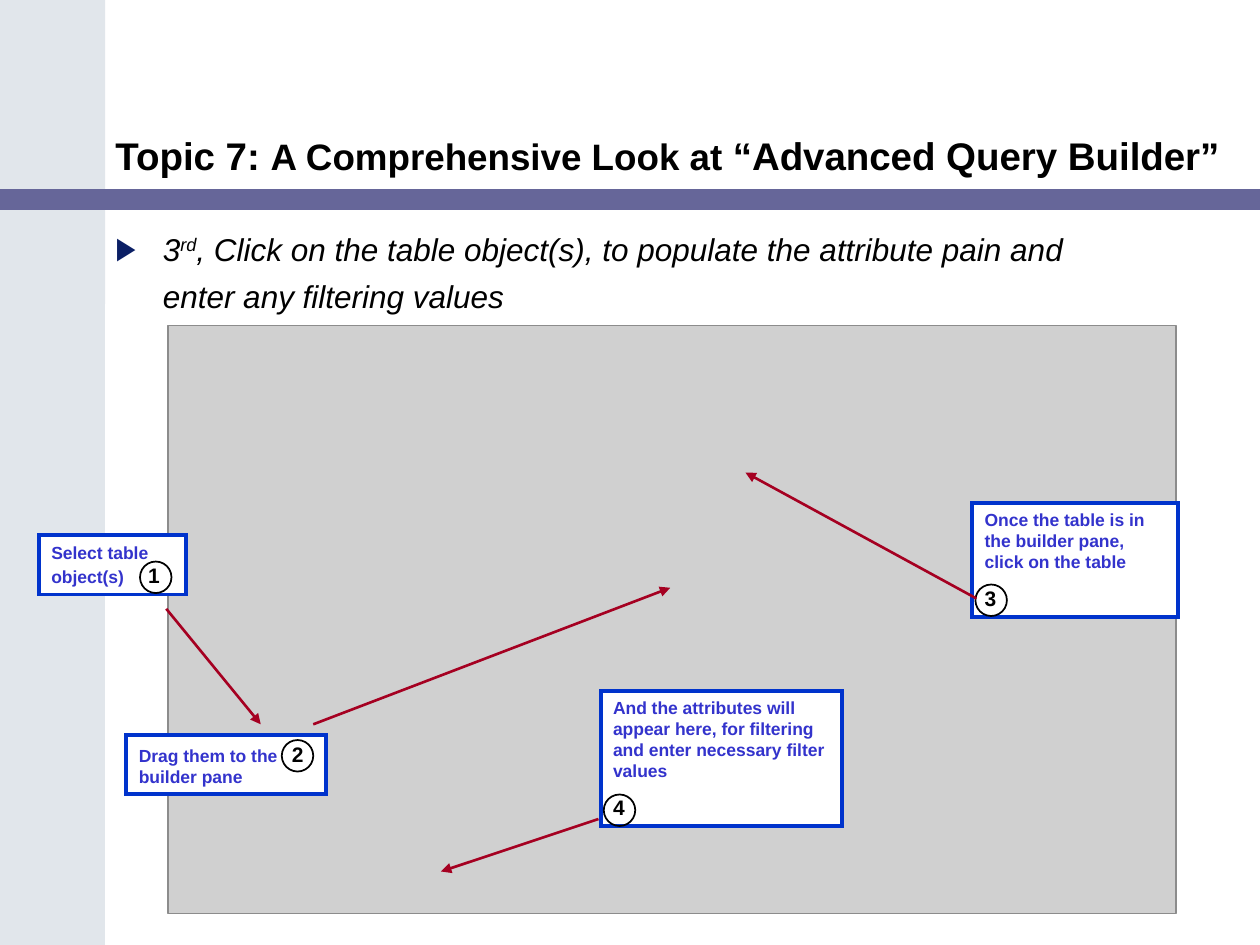
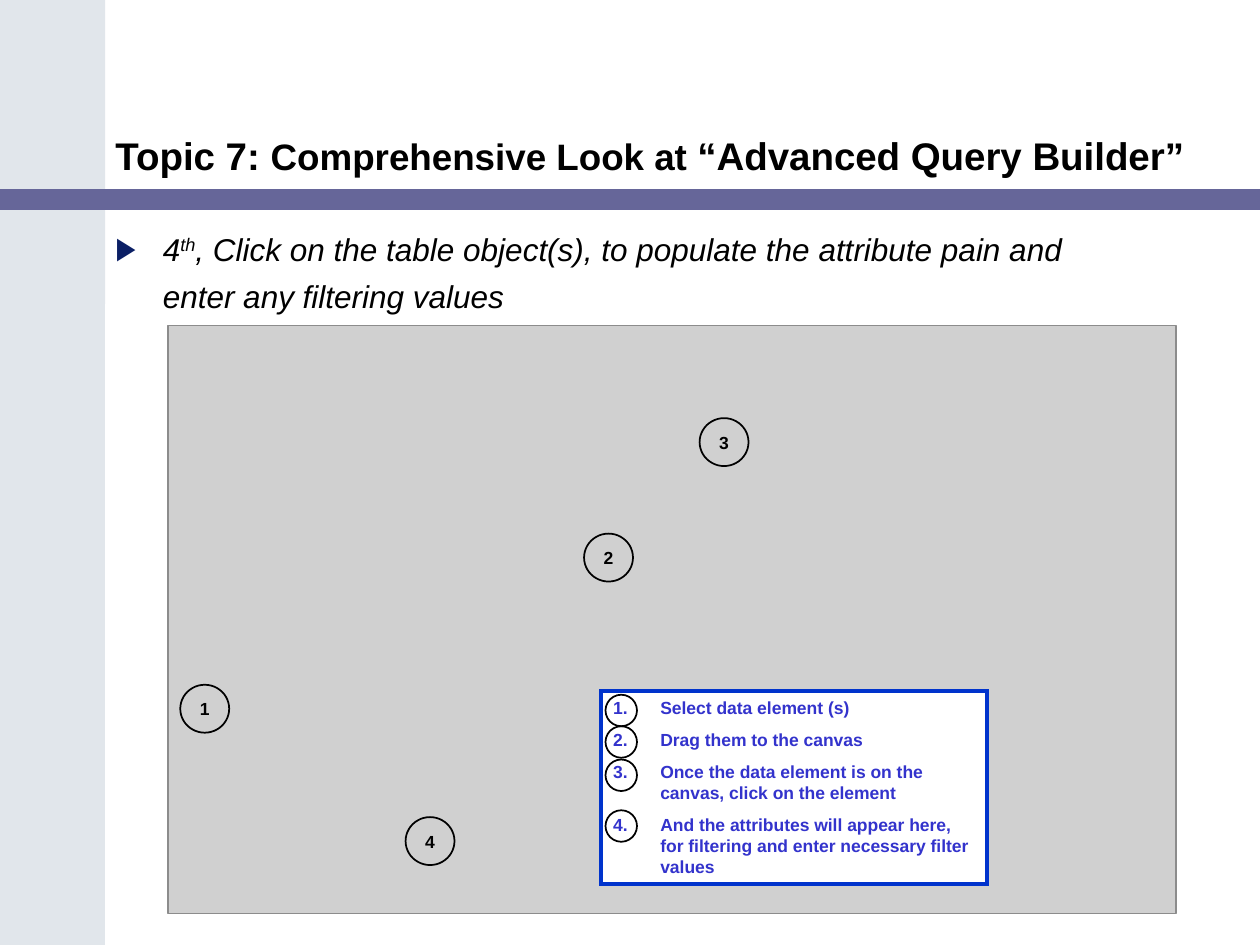
Before and after one commit to NCIP/catrip, a slide deck: slide 41 of catrip/documentation/training/caTRIP_Training_Module.ppt (slide 29 before the commit). Drawn at 1260x945 pixels with LibreOffice and Linux fonts; fonts in the diff are those of the drawing; grey boxes stand for pictures. Boxes give left, top, right and bottom in pixels: in the first picture for what was removed or moved away, otherwise in the second. Text is boxed around its words. In the diff, an @@ line names an element or a change of style, - is before the commit and + after.

```diff
--- a/catrip/documentation/training/caTRIP_Training_Module.ppt
+++ b/catrip/documentation/training/caTRIP_Training_Module.ppt
@@ title at (x1=115, y1=142, x2=1185, y2=177): text changed @@
-Topic 7: A Comprehensive Look at “Advanced Query Builder”
+Topic 7: Comprehensive Look at “Advanced Query Builder”
@@ text at (x1=163, y1=238, x2=1062, y2=314): text changed @@
-▶ 3rd, Click on the table object(s), to populate the attribute pain and enter any filtering values
+▶ 4th, Click on the table object(s), to populate the attribute pain and enter any filtering values
@@ ellipse added at (x1=699, y1=418, x2=748, y2=466), outline #000000 0.99 pt, 10 pt, text #000000, bold @@
+3
@@ arrow removed from (976, 598) to (746, 472) @@
@@ rectangle removed at (x1=973, y1=503, x2=1178, y2=617) @@
-Once the table is in the builder pane, click on the table
-3
@@ rectangle removed at (x1=39, y1=536, x2=186, y2=595) @@
-Select table object(s) 1
@@ ellipse added at (x1=585, y1=534, x2=634, y2=582), outline #000000 0.99 pt, 10 pt, text #000000, bold @@
+2
@@ arrow removed from (314, 724) to (670, 587) @@
@@ arrow removed from (166, 609) to (261, 724) @@
@@ ellipse added at (x1=180, y1=684, x2=229, y2=732), outline #000000 0.99 pt, 10 pt, text #000000, bold @@
+1
@@ rectangle "Select data element (s)" resized from (x1=601, y1=690, x2=843, y2=825) to (x1=601, y1=690, x2=988, y2=883) @@
@@ ellipse moved from (x1=975, y1=585, x2=1007, y2=616) to (x1=606, y1=694, x2=638, y2=726) @@
@@ text in rectangle at (x1=660, y1=701, x2=923, y2=802): paragraphs added @@
+1. Select data element (s)
+2. Drag them to the canvas
+3. Once the data element is on the canvas, click on the element
@@ rectangle removed at (x1=126, y1=735, x2=325, y2=794) @@
-Drag them to the 2 builder pane
@@ ellipse moved from (x1=140, y1=562, x2=171, y2=593) to (x1=606, y1=726, x2=638, y2=757) @@
@@ ellipse moved from (x1=282, y1=740, x2=314, y2=771) to (x1=606, y1=760, x2=638, y2=791) @@
@@ text in rectangle at (x1=613, y1=800, x2=625, y2=815): paragraph removed @@
-4
@@ ellipse added at (x1=406, y1=818, x2=455, y2=866), outline #000000 0.99 pt, 10 pt, text #000000, bold @@
+4
@@ arrow removed from (598, 819) to (441, 872) @@
@@ ellipse moved from (x1=604, y1=795, x2=635, y2=827) to (x1=606, y1=810, x2=638, y2=842) @@
@@ text in rectangle at (x1=660, y1=818, x2=969, y2=873): bullet none to 1. @@
```
Also in this commit, not shown: 20 other slides changed, 18 slides added, 6 slides removed.
